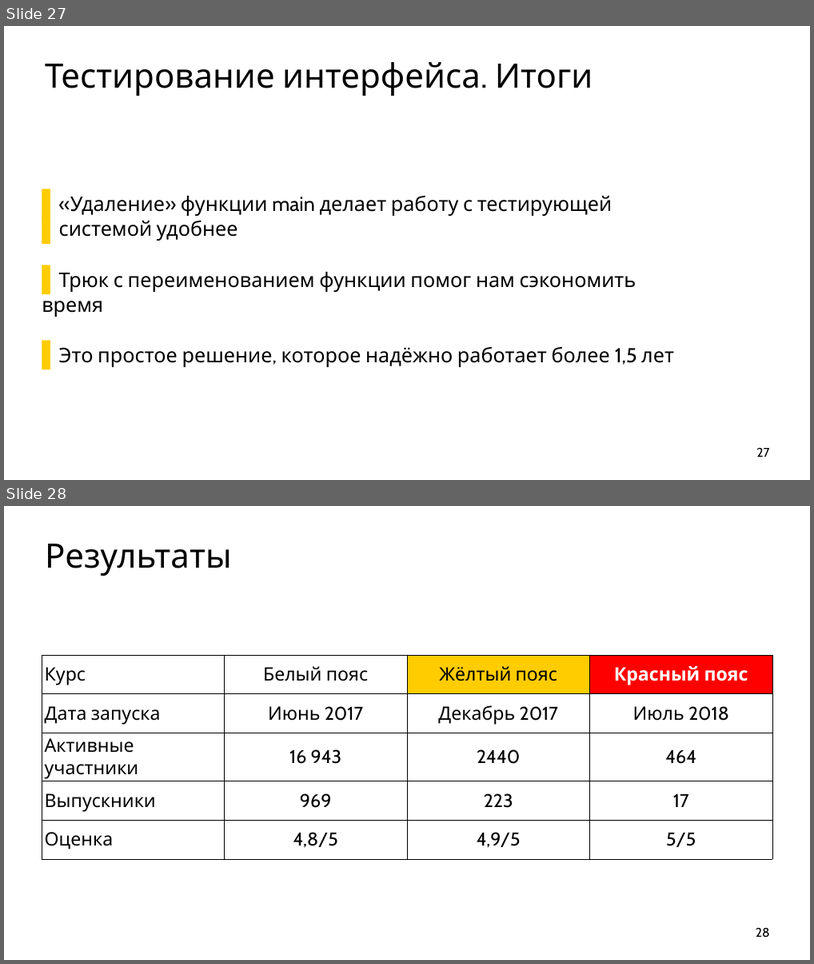
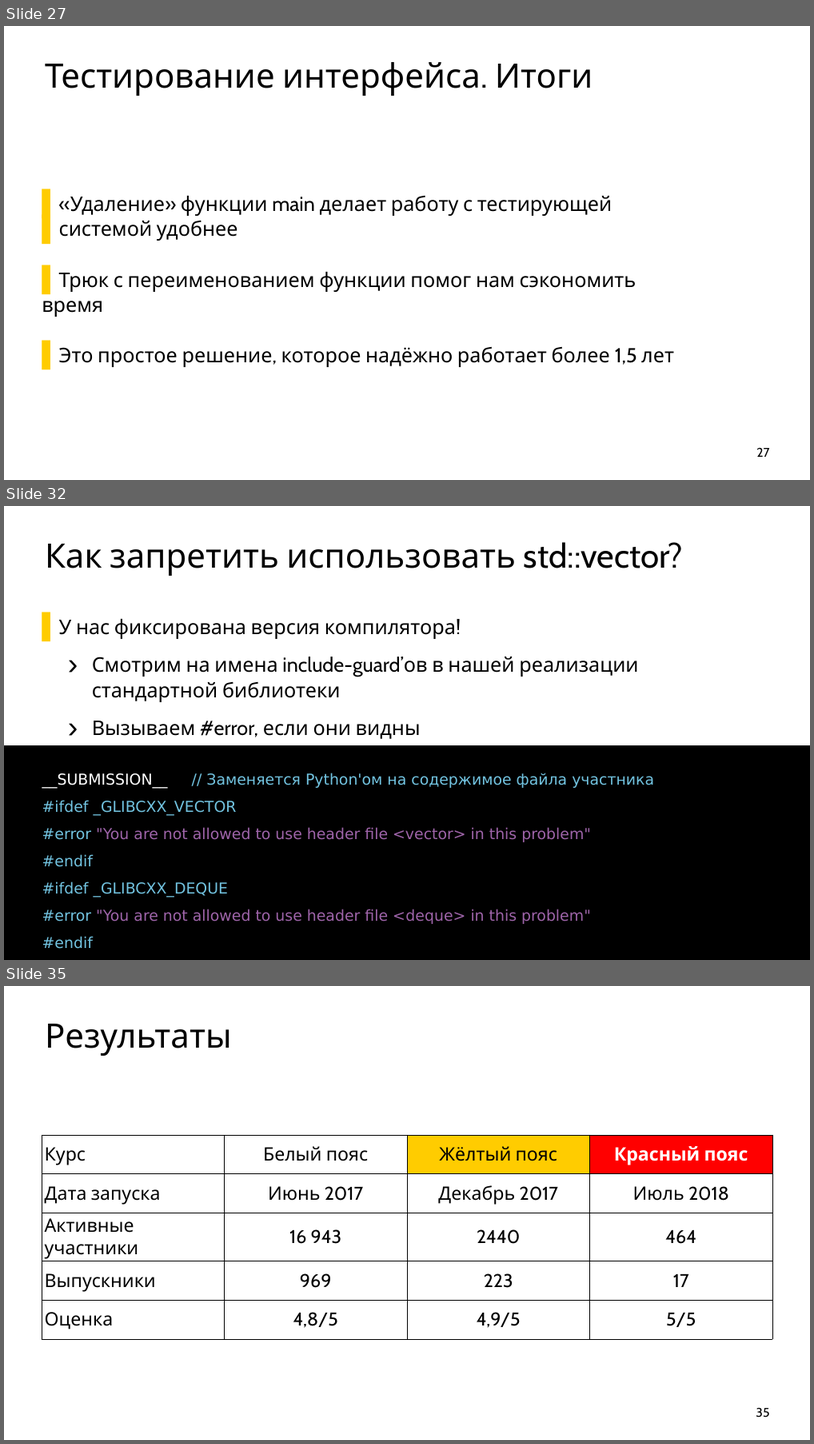
Before and after one commit to ishfb/cpprus18, a slide deck: slides.pptx. Shown one above the other, each under a label of ours: slides 27 and 28 before the commit, slides 27, 32 and 35 after it; the slides between them are not shown. The pictures are 814x964 and 814x1444 pixels, drawn with LibreOffice and Linux fonts; fonts in the diff are those of the drawing. Boxes give left, top, right and bottom in pixels: in the first picture for what was removed or moved away, otherwise in the second. Text is boxed around its words. In the diff, an @@ line names an element or a change of style, - is before the commit and + after.

Commit message:
Слайды про include guard'ы

```diff
--- a/slides.pptx
+++ b/slides.pptx
@@ slide 32 added at <box>4,506,810,960</box>, background #FFFFFF @@
@@ title added at <box>45,542,683,576</box>, 80 pt, text #000000 @@
+Как запретить использовать std::vector?
@@ text added at <box>59,619,638,739</box>, 48 pt, text #000000 @@
+  ▌ У нас фиксирована версия компилятора!
+    › Смотрим на имена include-guard’ов в нашей реализации стандартной библиотеки
+    › Вызываем #error, если они видны
@@ text added at <box>4,745,810,960</box>, fill #000000, 36 pt, text #72C3E0 @@
+__SUBMISSION__ // Заменяется Python'ом на содержимое файла участника
+#ifdef _GLIBCXX_VECTOR
+#error "You are not allowed to use header file <vector> in this problem"
+#endif
+#ifdef _GLIBCXX_DEQUE
+#error "You are not allowed to use header file <deque> in this problem"
+#endif
@@ what was slide 28 is now slide 35 @@
@@ page number at <box>756,1407,770,1417</box>: text changed @@
-28
+35
```
Also in this commit, not shown: 6 other slides added.
